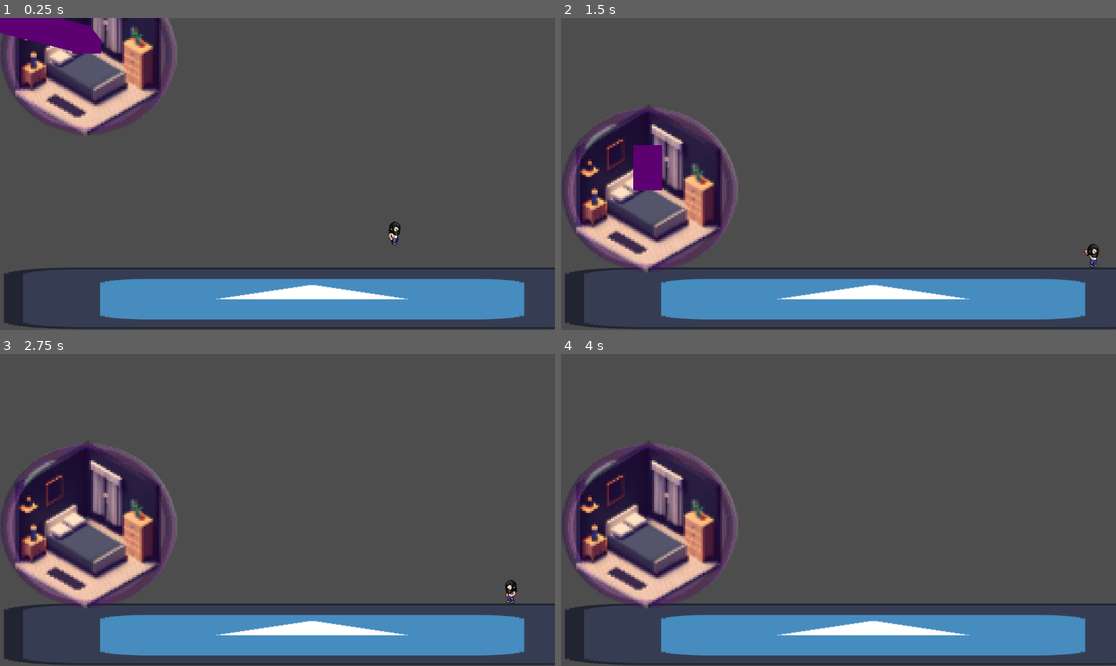
Above: before the commit, frames 1-4 (two rows, left to right).
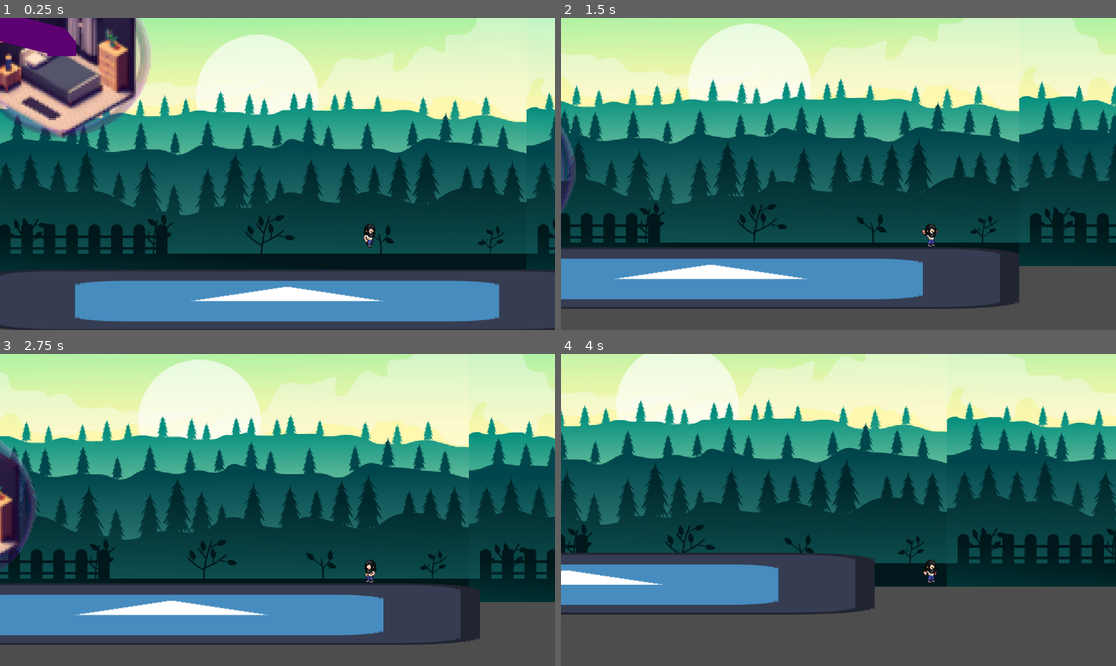
Above: after the commit, the same moments.

Repository: Narrop/Jame-Gam-17
Game: Godot game, scene res://Scenes/Levels/Level1.tscn
The game is run twice, just before and just after one commit, with the same random seed, the same clock (stepped at 60 frames per second) and the same inputs. The engine's default icon, where the game draws it, is replaced by a stand-in: a white triangle on a blue panel in a dark square.
Inputs:
- Up to frame 1 (0.25 s): no input
- Up to frame 2 (1.5 s): tap Enter (ui_accept) at 0.5, 0.77 s; hold Right (ui_right) from 0.53 s (still down)
- Up to frame 3 (2.75 s): tap Enter (ui_accept) at 1.52 s; release Right (ui_right) at 2.03 s; hold Left (ui_left) from 2.03 s (still down)
- Up to frame 4 (4 s): release Left (ui_left) at 2.78 s; hold Right (ui_right) from 2.78 s (still down); tap Enter (ui_accept) at 3.02, 3.77 s

The runs differ from the first frame. In frame 1, 83% of the frame differs, in the area x 0-100%, y 0-100%; in frame 2, 90%; in frame 3, 90%; in frame 4, 87%.

Commit message:
feat: background parallax

Diff:
--- a/Scenes/Levels/Level1.tscn
+++ b/Scenes/Levels/Level1.tscn
@@ -1,7 +1,8 @@
-[gd_scene load_steps=5 format=3 uid="uid://dkb3cumlejraj"]
+[gd_scene load_steps=6 format=3 uid="uid://dkb3cumlejraj"]
 
+[ext_resource type="Texture2D" uid="uid://jmwuk2aes7ip" path="res://Asset/background.png" id="1_q8rh6"]
 [ext_resource type="PackedScene" uid="uid://dn1wlpxm7cqai" path="res://Scenes/Actors/Rooms/Bedroom.tscn" id="2_sl6ss"]
-[ext_resource type="PackedScene" path="res://Scenes/Actors/Player.tscn" id="3_2htcg"]
+[ext_resource type="PackedScene" uid="uid://b7vwsvcmwtpir" path="res://Scenes/Actors/Player.tscn" id="3_2htcg"]
 [ext_resource type="Texture2D" uid="uid://b0m2bjkeopkag" path="res://icon.svg" id="3_bbgyi"]
 
 [sub_resource type="RectangleShape2D" id="RectangleShape2D_d1m1l"]
@@ -9,6 +10,20 @@
 
 [node name="Level1" type="Node2D"]
 position = Vector2(52, -37)
+
+[node name="ParallaxBackground" type="ParallaxBackground" parent="."]
+
+[node name="ParallaxLayer" type="ParallaxLayer" parent="ParallaxBackground"]
+position = Vector2(52, -37)
+motion_scale = Vector2(0.5, 0.5)
+
+[node name="Background" type="Sprite2D" parent="ParallaxBackground/ParallaxLayer"]
+texture_repeat = 2
+position = Vector2(-51, 259)
+scale = Vector2(1.40807, 1.40807)
+texture = ExtResource("1_q8rh6")
+region_enabled = true
+region_rect = Rect2(0, 0, 3176, 446)
 
 [node name="Floor" type="StaticBody2D" parent="."]
 position = Vector2(596, 619)
@@ -26,3 +41,7 @@
 
 [node name="Player" parent="." instance=ExtResource("3_2htcg")]
 position = Vector2(768, 446)
+
+[node name="Camera2D" type="Camera2D" parent="Player"]
+position = Vector2(-768, -446)
+anchor_mode = 0
Binary file added: Asset/background.png
Not shown, added: Asset/background.png.import
